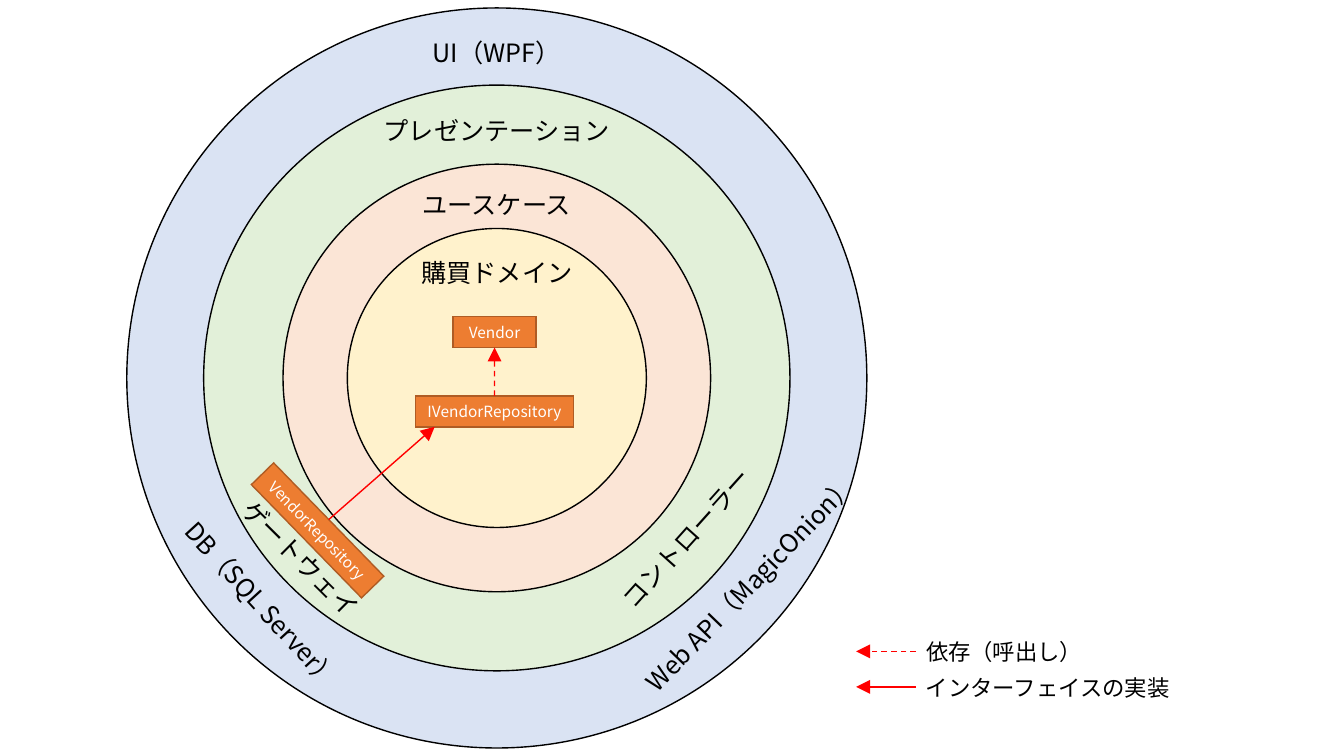
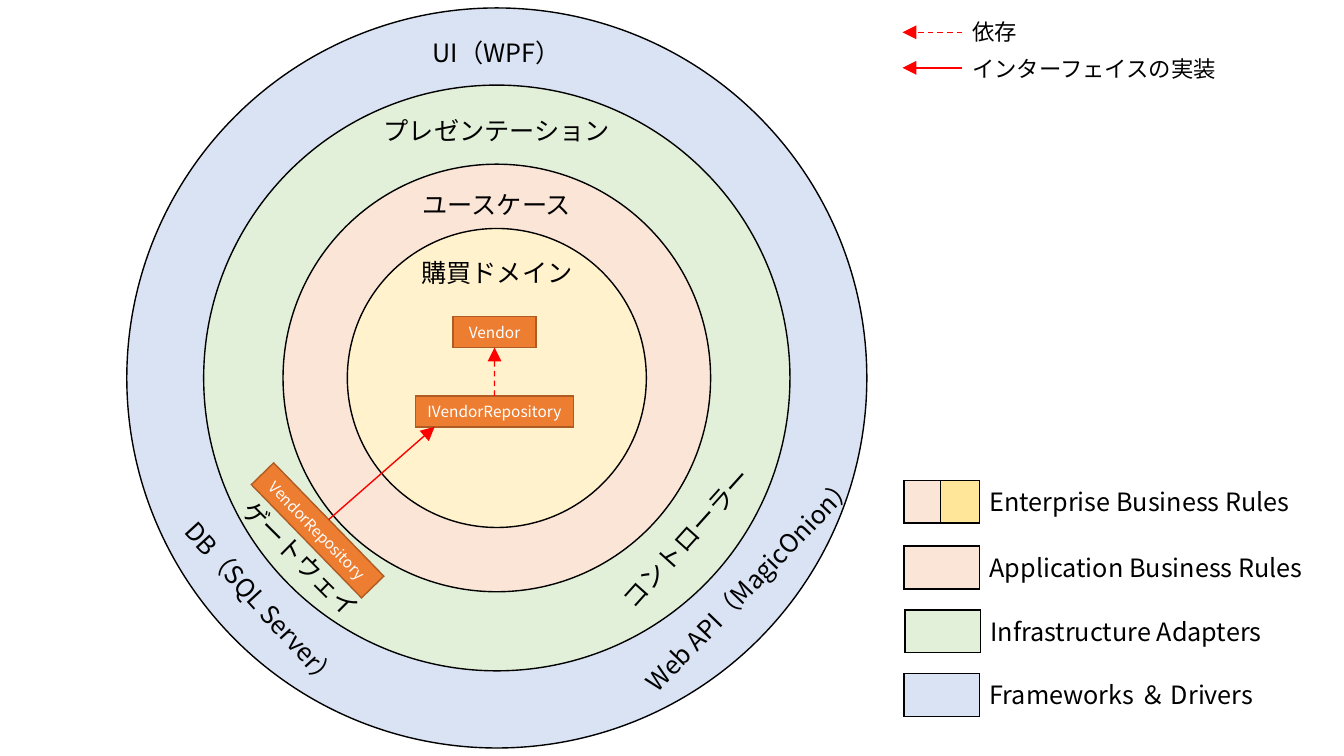
Before and after one commit to nuitsjp/WpfArchitecture2022Article, a slide deck: slide 23 of Article02.pptx. Drawn at 1344x756 pixels with LibreOffice and Linux fonts; fonts in the diff are those of the drawing. Boxes give left, top, right and bottom in pixels: in the first picture for what was removed or moved away, otherwise in the second. Text is boxed around its words. In the diff, an @@ line names an element or a change of style, - is before the commit and + after.

```diff
--- a/Article02.pptx
+++ b/Article02.pptx
@@ text added at (x1=972, y1=21, x2=1017, y2=42), 16 pt, text #000000 @@
+依存
@@ 2 arrows, 1 text moved together from (x1=856, y1=651, x2=1170, y2=698) to (x1=902, y1=32, x2=1216, y2=79) @@
@@ rectangle added at (x1=904, y1=480, x2=980, y2=523), fill #FBE5D6, outline #000000 1 pt @@
@@ rectangle added at (x1=941, y1=480, x2=980, y2=523), fill #FFE699, outline #000000 1 pt @@
@@ text added at (x1=989, y1=491, x2=1289, y2=517), 18 pt, text #000000 @@
+Enterprise Business Rules
@@ rectangle added at (x1=904, y1=546, x2=980, y2=590), fill #FBE5D6, outline #000000 1 pt @@
@@ text added at (x1=989, y1=557, x2=1302, y2=583), 18 pt, text #000000 @@
+Application Business Rules
@@ rectangle added at (x1=905, y1=610, x2=981, y2=653), fill #E2F0D9, outline #000000 1 pt @@
@@ text added at (x1=990, y1=620, x2=1262, y2=647), 18 pt, text #000000 @@
+Infrastructure Adapters
@@ text removed at (x1=926, y1=641, x2=1082, y2=662) @@
-依存（呼出し）
@@ rectangle added at (x1=904, y1=674, x2=980, y2=717), fill #DAE3F3, outline #000000 1 pt @@
@@ text added at (x1=990, y1=684, x2=1253, y2=705), 18 pt, text #000000 @@
+Frameworks ＆ Drivers
```
Also in this commit, not shown: 1 other slide changed, 15 slides added, 2 slides removed, 36 other files.
